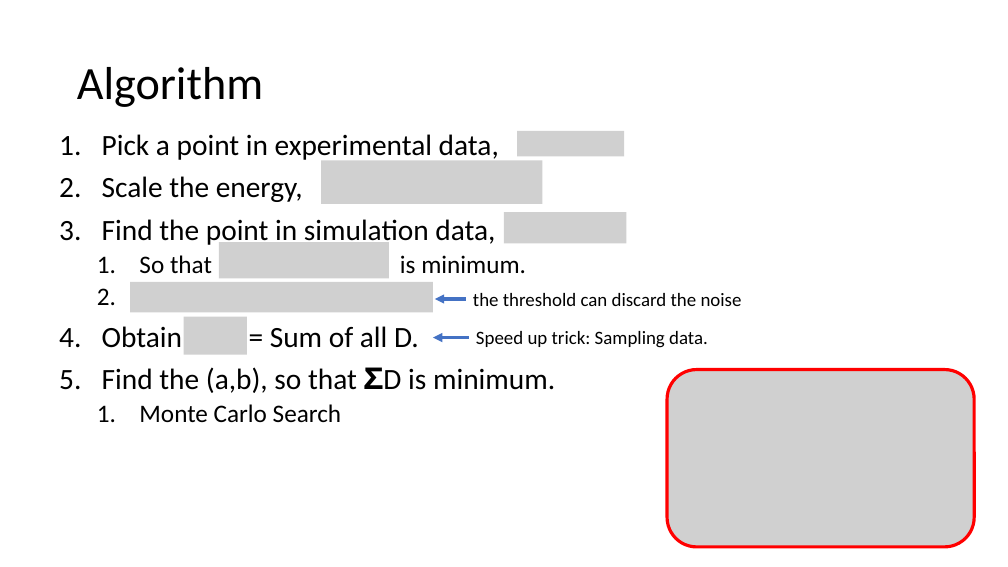
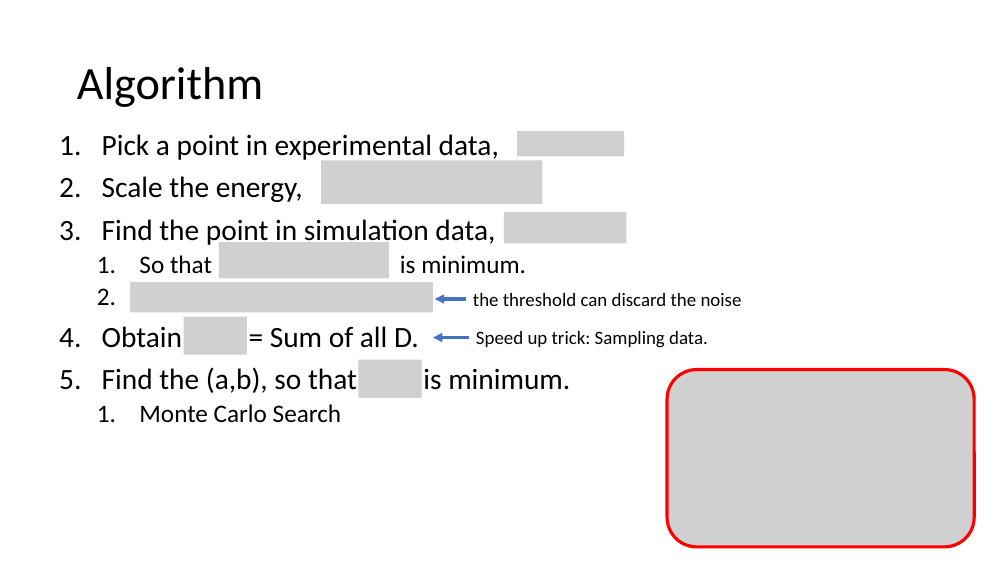
Before and after one commit to goluckyryan/HELIOS, a slide deck: slide 4 of Calibration/autoCali/documents/HELIOS AutoCalibration.pptx. Drawn at 1008x567 pixels with LibreOffice and Linux fonts; fonts in the diff are those of the drawing; grey boxes stand for pictures. Boxes give left, top, right and bottom in pixels: in the first picture for what was removed or moved away, otherwise in the second. Text is boxed around its words. In the diff, an @@ line names an element or a change of style, - is before the commit and + after.

```diff
--- a/Calibration/autoCali/documents/HELIOS AutoCalibration.pptx
+++ b/Calibration/autoCali/documents/HELIOS AutoCalibration.pptx
@@ text at [102,367,570,393]: text changed @@
-5. Find the (a,b), so that 𝚺D is minimum.
+5. Find the (a,b), so that is minimum.
@@ picture added at [358,360,422,398] @@
```
Also in this commit, not shown: 4 other slides changed, 1 slide added, 1 other file.
